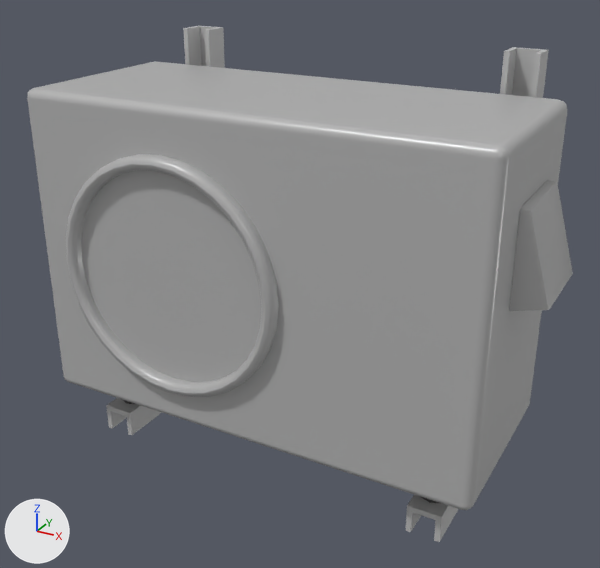
The Blender file data/Assets/Meshes/Parts/AC.blend as it was, and as the next commit left it.
Camera for both pictures: a camera (50 mm lens) standing at (1.69, -2.99, 1.37) and looking at (0.03, 0.02, -0.13). Lighting does not change. The marker at lower left points along +X, +Y and +Z.
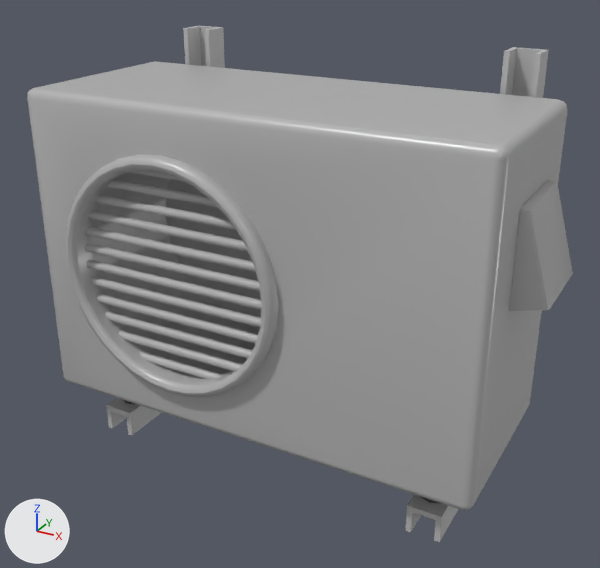
ob_cylinder_004 is not drawn itself; it is used by a modifier of ob_cube_002.

Patch to the scene script:
```diff
--- a/data/Assets/Meshes/Parts/AC.blend.py
+++ b/data/Assets/Meshes/Parts/AC.blend.py
@@ me_cylinder_001 @@
+me_cylinder_001.from_pydata(...)  # a 32-sided cylinder along z spanning x -0.5..0.5, y -0.5..0.5, z -1.0..1.0
@@ me_cylinder_002 @@
+me_cylinder_002.from_pydata([(-0.51, 0.02, 0.0), (0.51, 0.02, 0.0), (-0.51, 0.014, -0.014), (0.51, 0.014, -0.014), (-0.51, 0.0, -0.02), (0.51, 0.0, -0.02), (-0.51, -0.014, -0.014), (0.51, -0.014, -0.014), (-0.51, -0.02, 0.0), (0.51, -0.02, 0.0), (-0.51, -0.014, 0.014), (0.51, -0.014, 0.014), (-0.51, 0.0, 0.02), (0.51, 0.0, 0.02), (-0.51, 0.014, 0.014), (0.51, 0.014, 0.014)], [], [(0, 1, 3, 2), (2, 3, 5, 4), (4, 5, 7, 6), (6, 7, 9, 8), (8, 9, 11, 10), (10, 11, 13, 12), (12, 13, 15, 14), (14, 15, 1, 0)])
+me_cylinder_002.polygons.foreach_set('use_smooth', [True] * 8)
+me_cylinder_002.materials.append(mat_m_ac)  # grey #b4b4b4
@@ ob_cube_002 @@
 _m = ob_cube_002.modifiers.new('WeightedNormal', 'WEIGHTED_NORMAL')
+_m = ob_cube_002.modifiers.new('Boolean', 'BOOLEAN')
+_m.object = ob_cylinder_004
@@ ob_cylinder_004 @@
+ob_cylinder_004 = bpy.data.objects.new('Cylinder.004', me_cylinder_001)
+ob_cylinder_004.location = (-0.336, -0.81, -0.0091)
+ob_cylinder_004.rotation_euler = (1.571, 0.0, 0.0)  # degrees (90, 0, 0)
+ob_cylinder_004.hide_set(True)
@@ ob_cylinder_005 @@
+ob_cylinder_005 = bpy.data.objects.new('Cylinder.005', me_cylinder_002)
+ob_cylinder_005.location = (-0.336, -0.41, 0.514)
+_m = ob_cylinder_005.modifiers.new('Array', 'ARRAY')
+_m.count = 14
+_m.relative_offset_displace = (0.0, 0.0, -2.0)
```

What differs and where, as boxes [x1, y1, x2, y2] in the pictures (600 x 568 px):
'Cube.002', modifiers changed, reshaped: [27, 61, 567, 510] in both
'Cylinder.005', added: after [85, 170, 262, 379]
